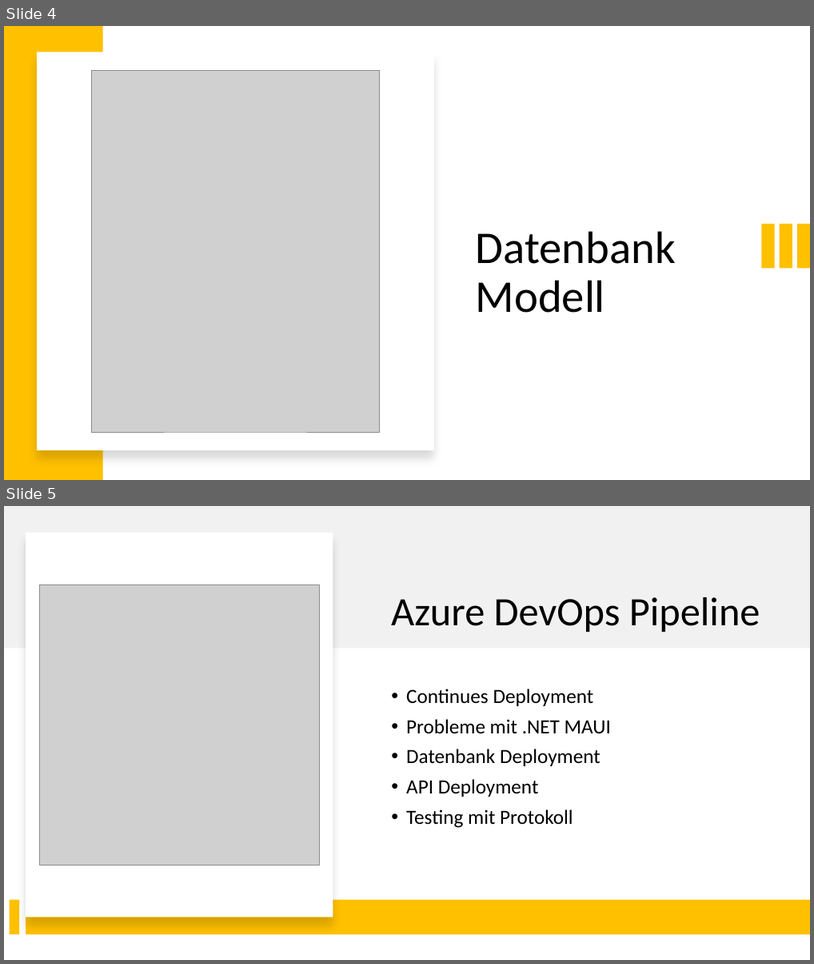
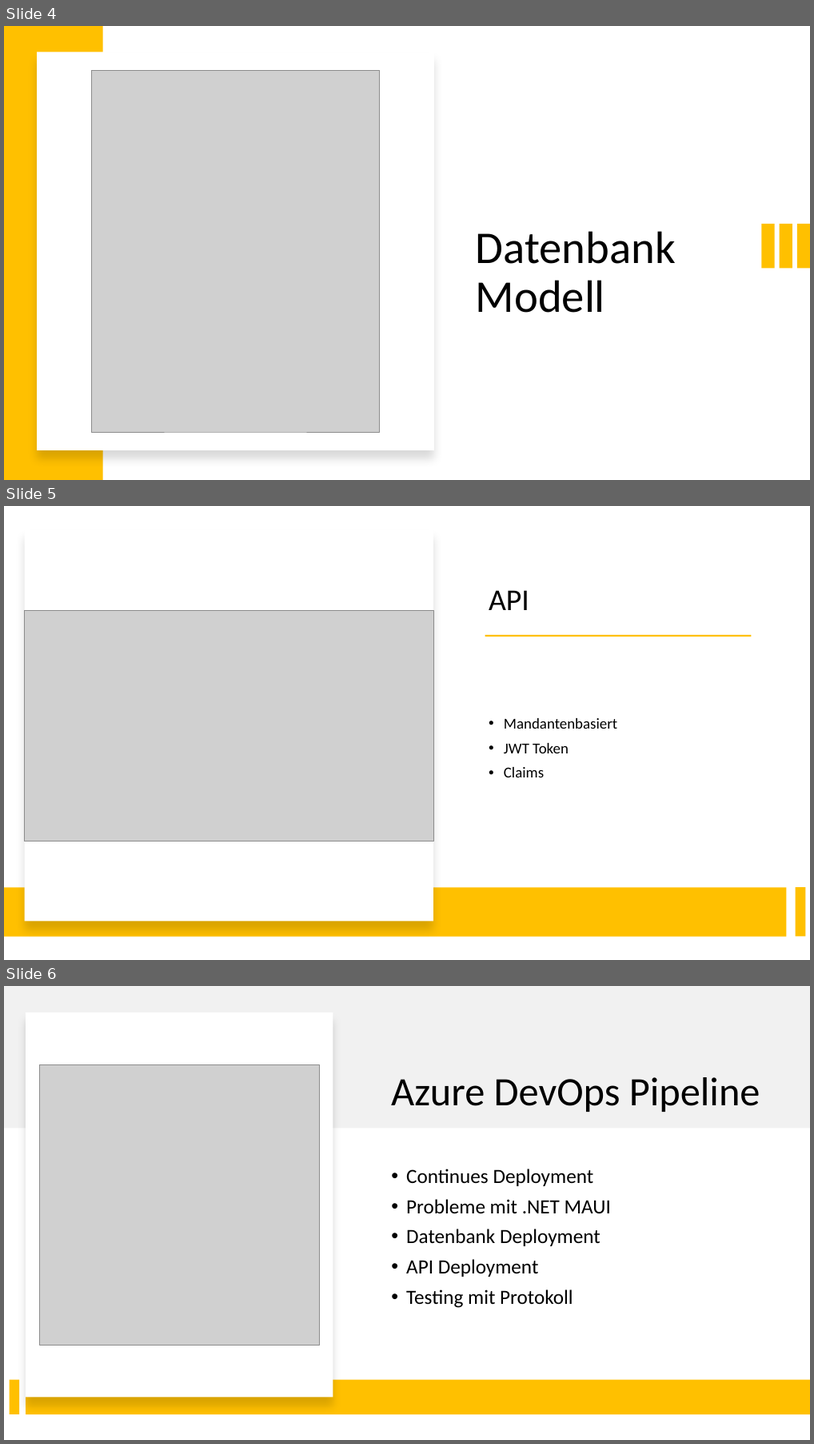
Before and after one commit to Appli4Ever/SaveUp, a slide deck: docs/Präsentation.pptx. Shown one above the other, each under a label of ours: slides 4 and 5 before the commit, slides 4, 5 and 6 after it. The pictures are 814x964 and 814x1444 pixels, drawn with LibreOffice and Linux fonts; fonts in the diff are those of the drawing; grey boxes stand for pictures. Boxes give left, top, right and bottom in pixels: in the first picture for what was removed or moved away, otherwise in the second. Text is boxed around its words. In the diff, an @@ line names an element or a change of style, - is before the commit and + after.

```diff
--- a/docs/Präsentation.pptx
+++ b/docs/Präsentation.pptx
@@ slide 5 added at [4,506,810,960], background #FFFFFF @@
@@ rectangle added at [25,529,434,921], fill #FFFFFF @@
@@ title added at [489,590,530,610], 36 pt, text #000000 @@
+API
@@ picture added at [25,611,434,840] @@
@@ rectangle added at [486,635,752,636], fill #FFC000 @@
@@ text added at [504,718,618,777], 18 pt, text #000000 @@
+• Mandantenbasiert
+• JWT Token
+• Claims
@@ rectangle added at [4,888,787,936], fill #FFC000 @@
@@ rectangle added at [796,887,806,936], fill #FFC000 @@
@@ what was slide 5 is now slide 6 @@
```
Also in this commit, not shown: 1 slide changed, 1 other file.
